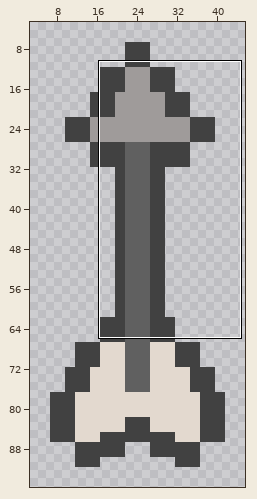
Sprite sheet -- assets/arrow.png. Above: a wide view before the commit, with the close-up outlined.
Close-up. Old version:
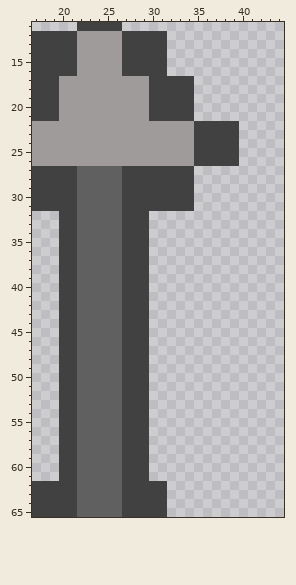
The file is 50x100 pixels. Shown: x 17..44, y 11..65. The wide view leaves out empty margins.
And afterwards:
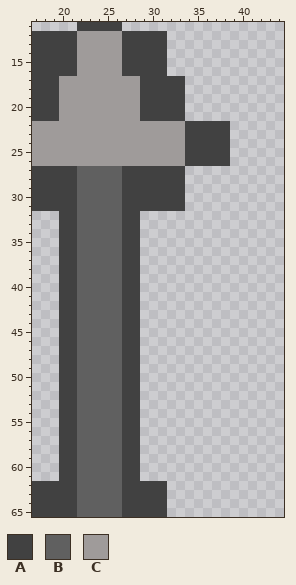
Palette (. is transparent): A #414141  B #606060  C #9f9b9a
From old to new:
y 17..21: x 29 C -> A; x 34 A -> .
y 22..26: x 34 C -> A; x 39 A -> .
y 27..31: x 34 A -> .
y 32..61: x 29 A -> .
Pixel boxes of the changes (left, top, right, bottom) in both close-ups:
changed: (140, 76, 194, 481)
erased: (230, 121, 239, 166)
